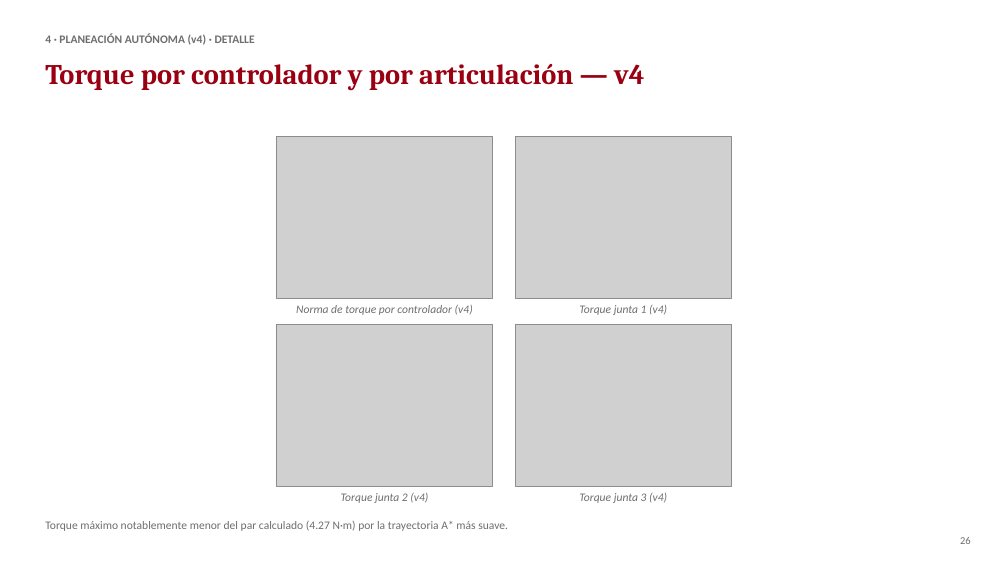
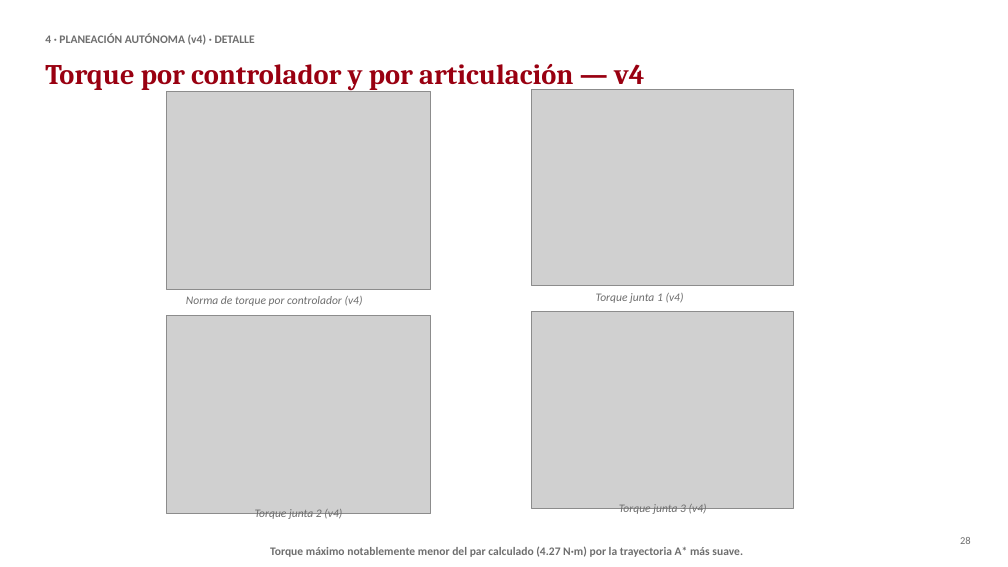
Before and after one commit to webconceptos/Robotica3GDL, a slide deck: slide 28 of 04_presentacion/PPT_Trabajo_Final_Robot_3GDL.pptx (slide 26 before the commit). Drawn at 1008x567 pixels with LibreOffice and Linux fonts; fonts in the diff are those of the drawing; grey boxes stand for pictures. Boxes give left, top, right and bottom in pixels: in the first picture for what was removed or moved away, otherwise in the second. Text is boxed around its words. In the diff, an @@ line names an element or a change of style, - is before the commit and + after.

```diff
--- a/04_presentacion/PPT_Trabajo_Final_Robot_3GDL.pptx
+++ b/04_presentacion/PPT_Trabajo_Final_Robot_3GDL.pptx
@@ picture: place and size @@
-picture at box(516, 136, 732, 298)
+picture at box(532, 89, 794, 286)
@@ picture: place and size @@
-picture at box(277, 136, 493, 298)
+picture at box(166, 91, 431, 290)
@@ text "Norma de torque por controlador ...": place and size @@
-text "Norma de torque por controlador ..." at box(296, 305, 473, 315)
+text "Norma de torque por controlador ..." at box(186, 296, 363, 306)
@@ text "Torque junta 1 (v4)": place and size @@
-text "Torque junta 1 (v4)" at box(579, 305, 667, 315)
+text "Torque junta 1 (v4)" at box(596, 293, 684, 303)
@@ picture: place and size @@
-picture at box(277, 324, 493, 486)
+picture at box(166, 315, 431, 513)
@@ picture: place and size @@
-picture at box(516, 324, 732, 486)
+picture at box(532, 312, 794, 508)
@@ text "Torque junta 2 (v4)": place and size @@
-text "Torque junta 2 (v4)" at box(341, 493, 428, 503)
+text "Torque junta 2 (v4)" at box(255, 509, 342, 520)
@@ text "Torque junta 3 (v4)": place and size @@
-text "Torque junta 3 (v4)" at box(579, 493, 667, 503)
+text "Torque junta 3 (v4)" at box(619, 504, 707, 516)
@@ text "Torque máximo notablemente menor del ...": place and size @@
-text "Torque máximo notablemente menor del ..." at box(45, 521, 508, 531)
+text "Torque máximo notablemente menor del ..." at box(270, 546, 743, 557)
@@ text "Torque máximo notablemente menor del ..." at box(270, 546, 743, 557): bold on; alignment left to centre @@
```
Also in this commit, not shown: 24 other slides changed, 3 slides added, 1 other file.
